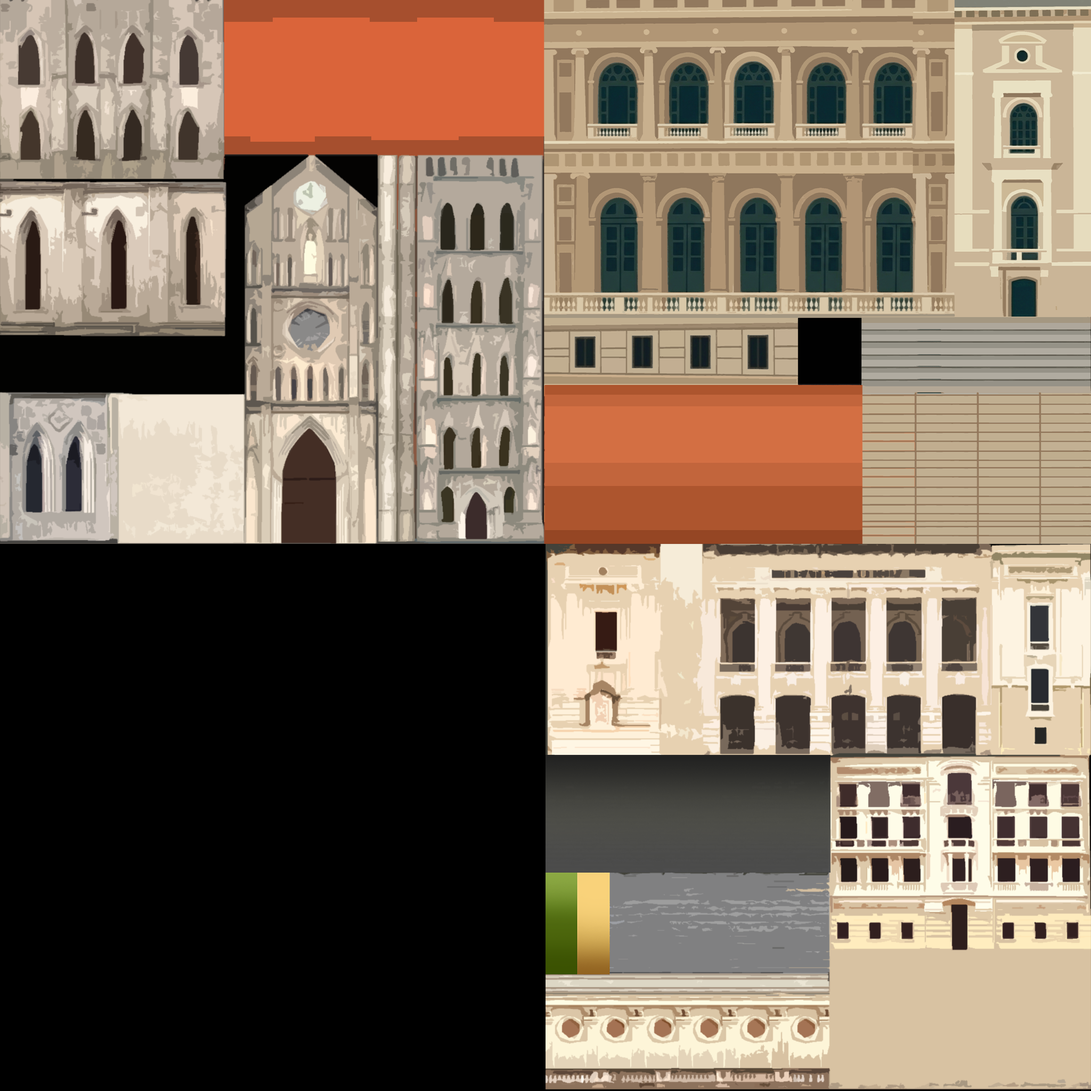
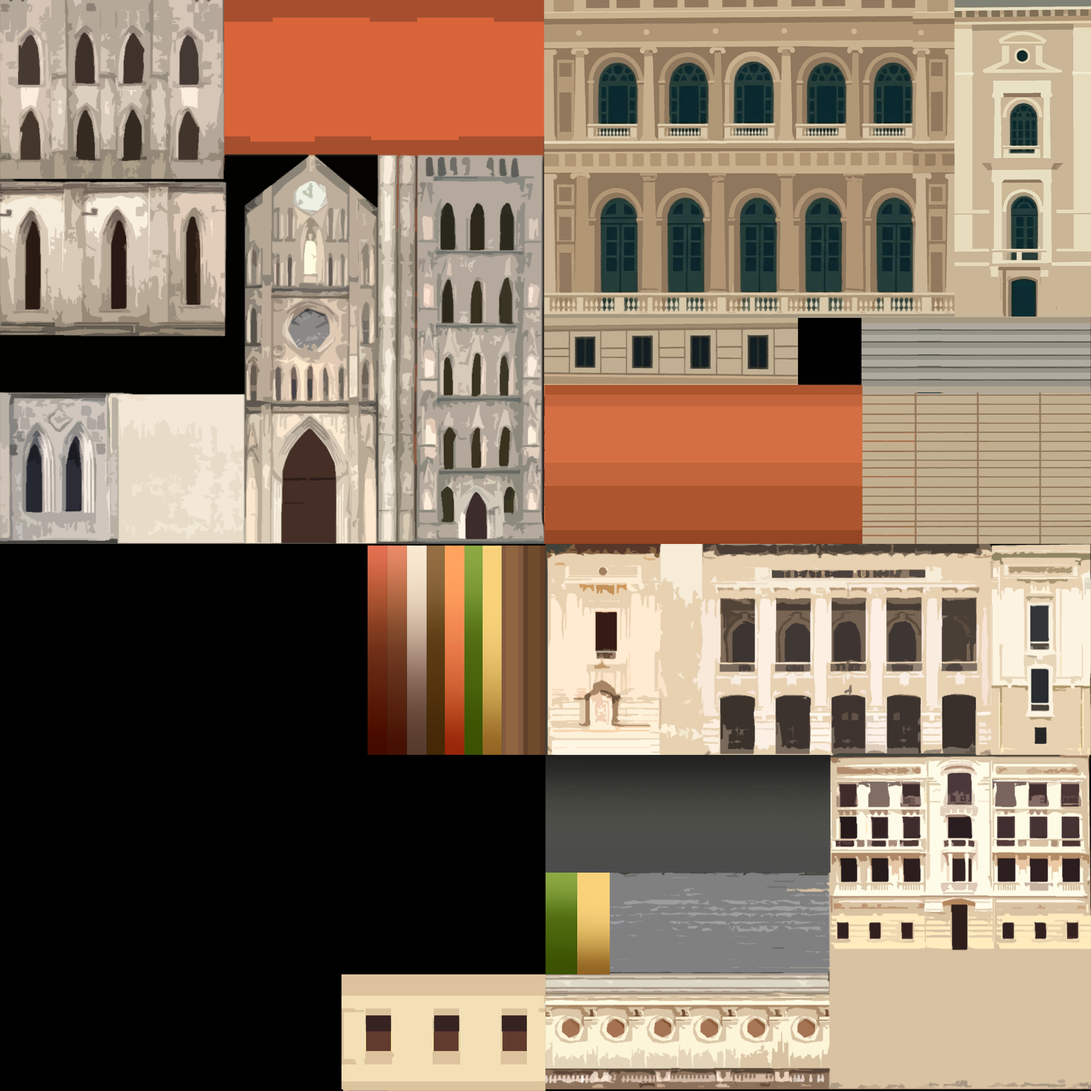
Layer changes from the first 1091×1091 image to the second:
added group "Groupe 1" with 2 layers above "Calque 5 copie" over 502, 545, 546, 756
added layer "Calque 4 copie" in group "Groupe 1" over 502, 545, 524, 756
added layer "Calque 4" in group "Groupe 1" over 523, 545, 546, 756
added layer "Calque 5 copie" above "Calque 5 copie 3" over 407, 545, 427, 756
added layer "Calque 5 copie 3" above "Calque 5 copie 2" over 367, 545, 388, 756
added layer "Calque 5 copie 2" above "Calque 5" over 387, 545, 408, 756
added layer "Calque 5" above "Calque 2 copie 2" over 445, 545, 465, 756
added layer "Calque 2 copie 2" above "Calque 2 copie" over 426, 545, 446, 756
added layer "Calque 2 copie" above "Calque 2" over 464, 545, 503, 756
added layer "Calque 6" above "T_Building_Opera_02" over 341, 974, 546, 1091
